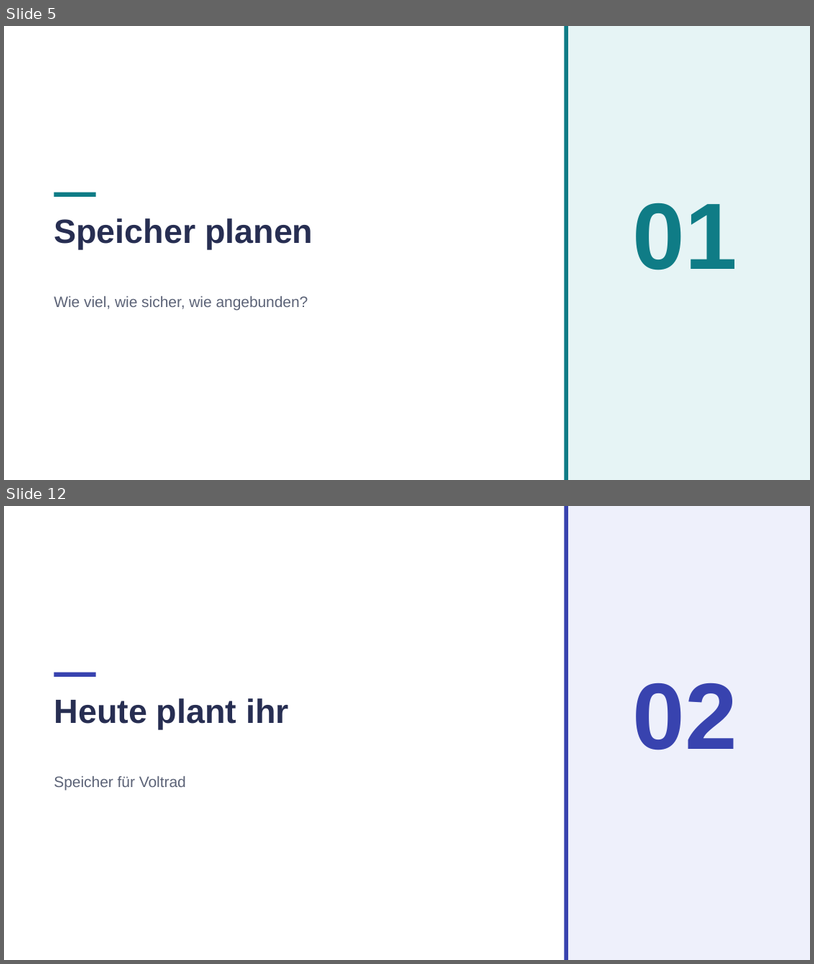
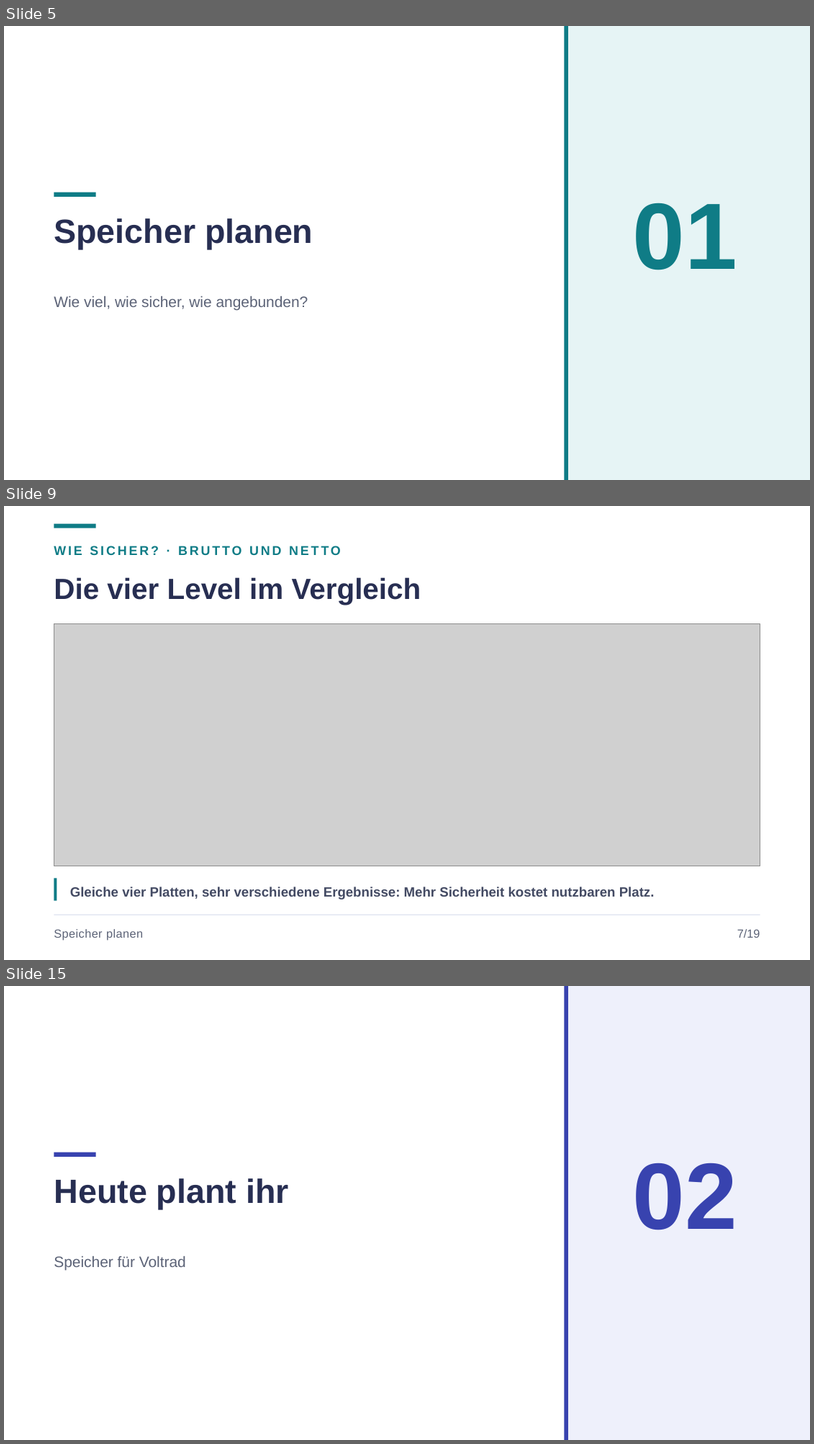
Before and after one commit to JacobMenge/kurs-unterlagen, a slide deck: folien/14-speicher.pptx. Shown one above the other, each under a label of ours: slides 5 and 12 before the commit, slides 5, 9 and 15 after it; the slides between them are not shown. The pictures are 814x964 and 814x1444 pixels, drawn with LibreOffice and Linux fonts; fonts in the diff are those of the drawing; grey boxes stand for pictures. Boxes give left, top, right and bottom in pixels: in the first picture for what was removed or moved away, otherwise in the second. Text is boxed around its words. In the diff, an @@ line names an element or a change of style, - is before the commit and + after.

```diff
--- a/folien/14-speicher.pptx
+++ b/folien/14-speicher.pptx
@@ slide 9 added at bbox=[4, 506, 810, 960], background #FFFFFF @@
@@ rectangle added at bbox=[54, 524, 96, 528], fill #0F7C86 @@
@@ text added at bbox=[54, 546, 341, 555], 11.5 pt, text #0F7C86, bold @@
+WIE SICHER? · BRUTTO UND NETTO
@@ text added at bbox=[54, 577, 422, 605], 26 pt, text #272E52, bold @@
+Die vier Level im Vergleich
@@ picture added at bbox=[54, 624, 761, 866] @@
@@ rectangle added at bbox=[54, 878, 57, 901], fill #0F7C86 @@
@@ text added at bbox=[70, 886, 655, 899], 12 pt, text #434A63, bold @@
+Gleiche vier Platten, sehr verschiedene Ergebnisse: Mehr Sicherheit kostet nutzbaren Platz.
@@ line added from (54, 915) to (761, 915), #DFE3F0 0.75 pt @@
@@ text added at bbox=[54, 929, 143, 940], 10.5 pt, text #5C6377 @@
+Speicher planen
@@ text added at bbox=[738, 929, 761, 937], 10.5 pt, text #5C6377 @@
+7/19
@@ what was slide 12 is now slide 15 @@
```
Also in this commit, not shown: 16 slides changed, 2 other slides added, 5 other files.
